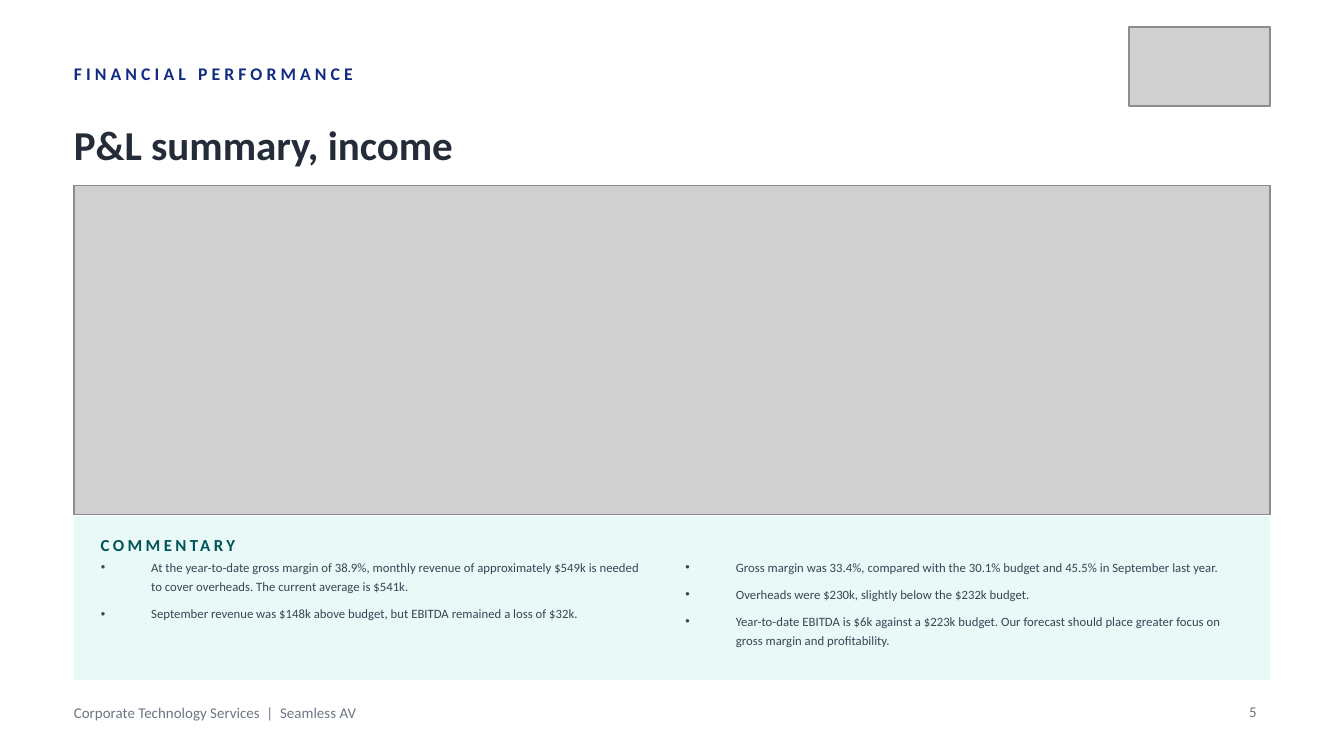
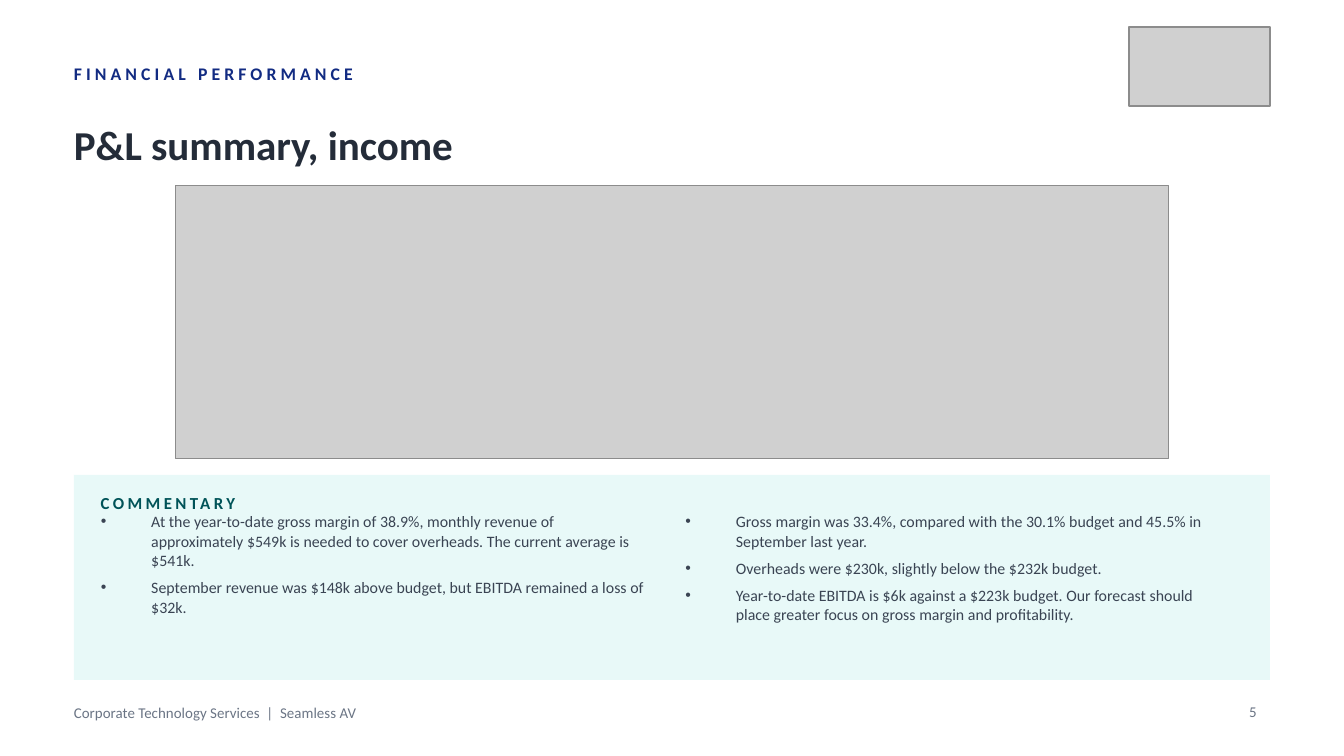
Before and after one commit to WesleyNelson-O33/Claude, a slide deck: slide 5 of deck/CTS Monthly Business Review - 30092026.pptx. Drawn at 1344x756 pixels with LibreOffice and Linux fonts; fonts in the diff are those of the drawing; grey boxes stand for pictures. Boxes give left, top, right and bottom in pixels: in the first picture for what was removed or moved away, otherwise in the second. Text is boxed around its words. In the diff, an @@ line names an element or a change of style, - is before the commit and + after.

```diff
--- a/deck/CTS Monthly Business Review - 30092026.pptx
+++ b/deck/CTS Monthly Business Review - 30092026.pptx
@@ picture resized from (x1=74, y1=185, x2=1270, y2=515) to (x1=175, y1=185, x2=1168, y2=458) @@
@@ rectangle resized from (x1=74, y1=516, x2=1270, y2=680) to (x1=74, y1=474, x2=1270, y2=680) @@
@@ text "COMMENTARY" moved from (x1=101, y1=528, x2=504, y2=562) to (x1=101, y1=485, x2=504, y2=519) @@
@@ text "At the year-to-date gross margin ..." moved from (x1=151, y1=563, x2=639, y2=620) to (x1=151, y1=516, x2=643, y2=615) @@
@@ text "At the year-to-date gross margin ..." at (x1=151, y1=516, x2=643, y2=615): size 6.8 to 8.5 pt @@
@@ text "Gross margin was 33.4%, compared ..." at (x1=736, y1=516, x2=1201, y2=623): size 6.8 to 8.5 pt @@
@@ text "Gross margin was 33.4%, compared ..." moved from (x1=736, y1=563, x2=1220, y2=647) to (x1=736, y1=516, x2=1201, y2=623) @@
```
Also in this commit, not shown: 20 other slides changed, 1 other file.
